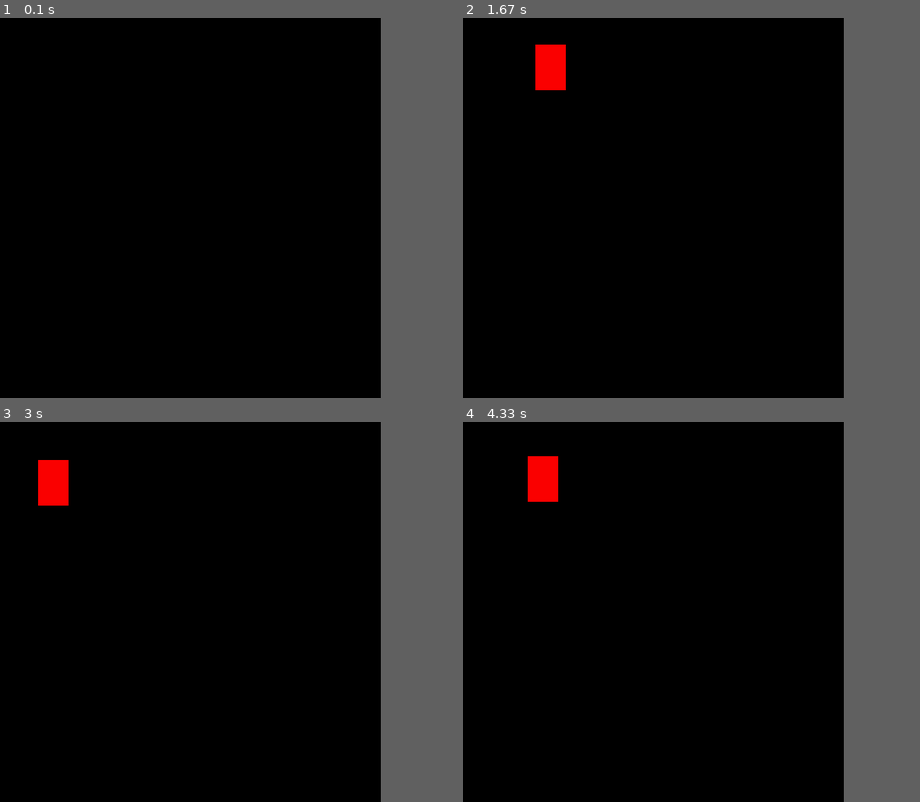
Above: before the commit, frames 1-4 (two rows, left to right).
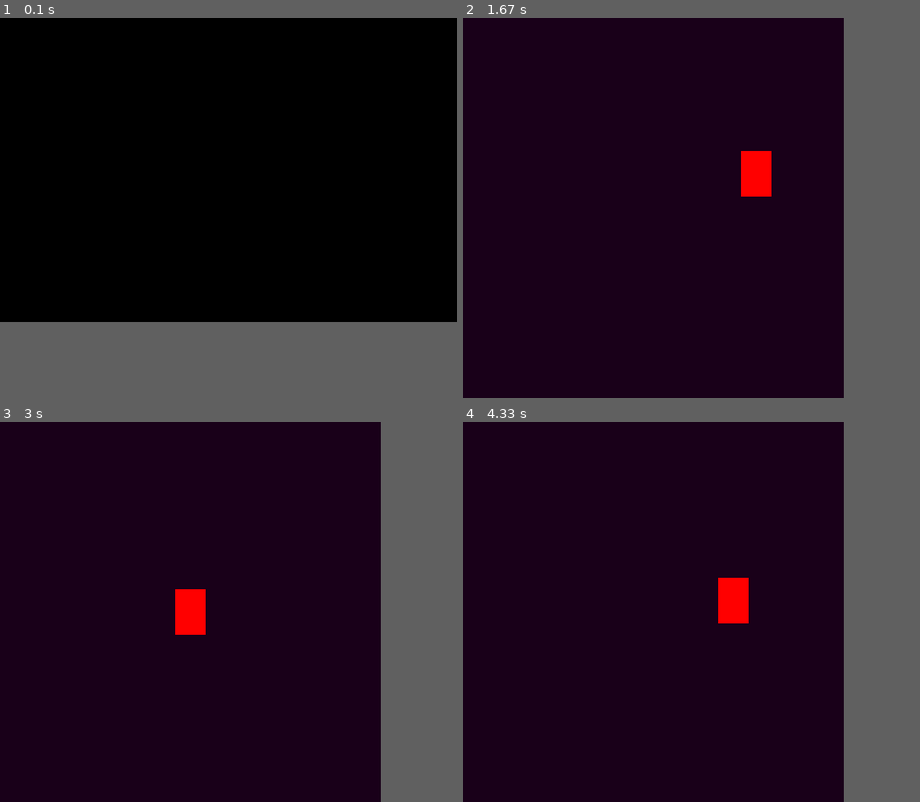
Above: after the commit, the same moments.

Repository: kolyasalubov/UA-12-10-23.PythonFundamentals
Game: pygame game, started from DMan/HW9/9.2.py
Two runs of this game, one before a commit and one after it. Both use one fixed random seed, a clock stepped at 60 frames per second and the inputs below.
Inputs:
- Up to frame 1 (0.1 s): no input
- Up to frame 2 (1.67 s): hold Right 0.33-0.8 s; hold Up 0.83-1.13 s; hold Right 1.17-1.63 s
- Up to frame 3 (3 s): hold Left 1.67-2.2 s; hold Down 2.23-2.53 s; hold Left 2.57-2.97 s
- Up to frame 4 (4.33 s): hold Up 3-3.37 s; hold Right 3.4-4.03 s; hold Down from 4.07 s (still down)
In frame 1 the window is 500x500 before the commit and 600x400 after it. Grey fills any space a smaller window leaves; there, only what the larger window draws over its background counts as a difference.

The runs differ from the first frame. In frame 1, only the window size differs. In frame 2, 83% of the frame differs, in the area x 0-84%, y 0-100%; in frame 3, 83%; in frame 4, 83%.

Commit message:
update game and gitignore

Diff:
--- a/DMan/HW9/9.2.py
+++ b/DMan/HW9/9.2.py
@@ -1,58 +1,62 @@
 import pygame
-pygame.init()
 
+# визначаємо константу затримки кадрів
+# та інші константи
 FPS = 60
 
 WIDTH_DISPLAY=500
 HEIGHT_DISPLAY=500
 
-COORD_X=50
-COORD_Y=50
-WIDTH_RECTANGLE=40
-HEIGHT_RECTANGLE=60
-DELTA_STEP=5
+WHITE_COLOR = (255, 255, 255)
+ORANGE_COLOR = (255, 150, 100)
 
-BLACK_COLOR = (0, 0, 0)
-RED_COLOR = (250, 0, 0)
+COORD_X = WIDTH_DISPLAY/2 - 20
+COORD_Y = HEIGHT_DISPLAY/2 - 30
+WIDTH_RECTANGLE = 40
+HEIGHT_RECTANGLE = 60
+DELTA_STEP = 15
 
+# ініціалізація та створення об'єктів
 pygame.init()
+pygame.display.set_mode((600, 400))
 
-
-gameDisplay = pygame.display.set_mode((WIDTH_DISPLAY, HEIGHT_DISPLAY), pygame.RESIZABLE)
-# gameDisplay = pygame.display.set_mode((800,600))
+gameDisplay=pygame.display.set_mode((WIDTH_DISPLAY, HEIGHT_DISPLAY), pygame.RESIZABLE)
 
 pygame.display.set_caption("My first game")
 
-# done = False
 run = True
 clock = pygame.time.Clock()
 
-#while not done:
 while run:
     pygame.time.delay(100)
 
     for event in pygame.event.get():
         if event.type == pygame.QUIT:
             run = False
-            # done = True
 
     keys = pygame.key.get_pressed()
 
-    if keys[pygame.K_LEFT]:
-        COORD_X = COORD_X-DELTA_STEP
-    if keys[pygame.K_RIGHT]:
-        COORD_X = COORD_X+DELTA_STEP
-    if keys[pygame.K_UP]:
-        COORD_Y = COORD_Y-DELTA_STEP
-    if keys[pygame.K_DOWN]:
-        COORD_Y = COORD_Y+DELTA_STEP
+    if keys[pygame.K_LEFT] and COORD_X > DELTA_STEP:
+        COORD_X = COORD_X - DELTA_STEP
+    if keys[pygame.K_RIGHT] and COORD_X < WIDTH_DISPLAY - 3*DELTA_STEP :
+        COORD_X = COORD_X + DELTA_STEP
+    # if COORD_X >= WIDTH_DISPLAY:
+    #     COORD_X = WIDTH_DISPLAY-40
+    if keys[pygame.K_UP] and COORD_Y > DELTA_STEP:
+        COORD_Y = COORD_Y - DELTA_STEP
+    if keys[pygame.K_DOWN] and COORD_Y < HEIGHT_DISPLAY - 4*DELTA_STEP:
+        COORD_Y = COORD_Y + DELTA_STEP
+    # if COORD_Y >= HEIGHT_DISPLAY:
+    #     COORD_Y = HEIGHT_DISPLAY-60
+    if keys[pygame.K_ESCAPE]:
+        run = False
 
 
-    gameDisplay.fill(BLACK_COLOR)
+    gameDisplay.fill((25,0,25))
 
-    pygame.draw.rect(gameDisplay, RED_COLOR, [COORD_X,
-                                              COORD_Y,
-                                              WIDTH_RECTANGLE,
-                                              HEIGHT_RECTANGLE])
+    pygame.draw.rect(gameDisplay, (255,0,0), [COORD_X,
+                                        COORD_Y,
+                                        WIDTH_RECTANGLE,
+                                        HEIGHT_RECTANGLE])
     pygame.display.update()
     clock.tick(FPS)
Not shown, changed: .gitignore
